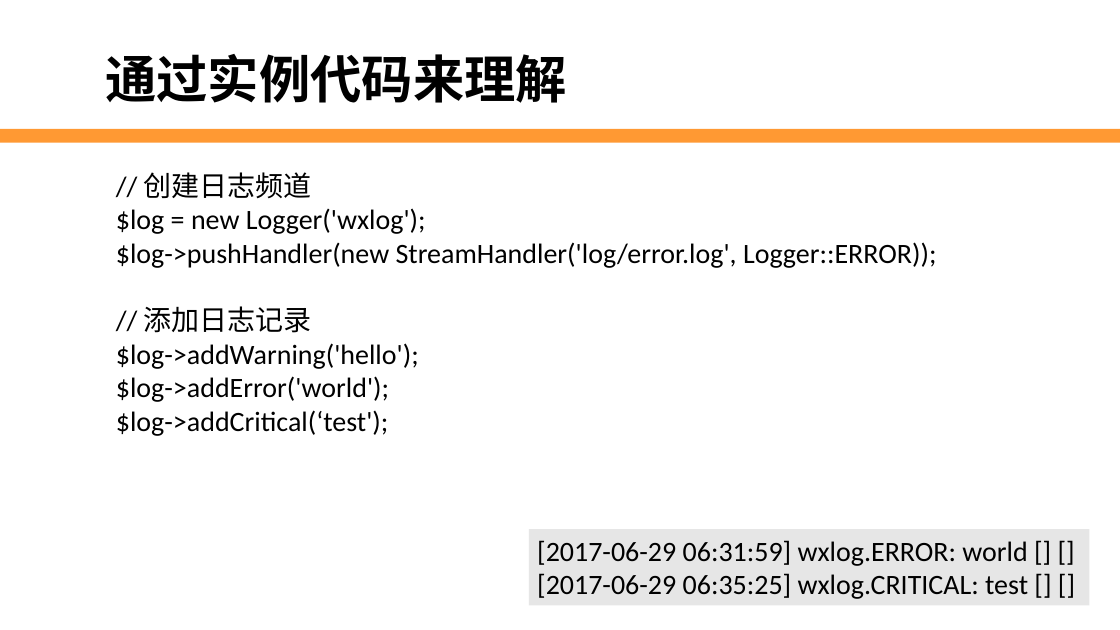
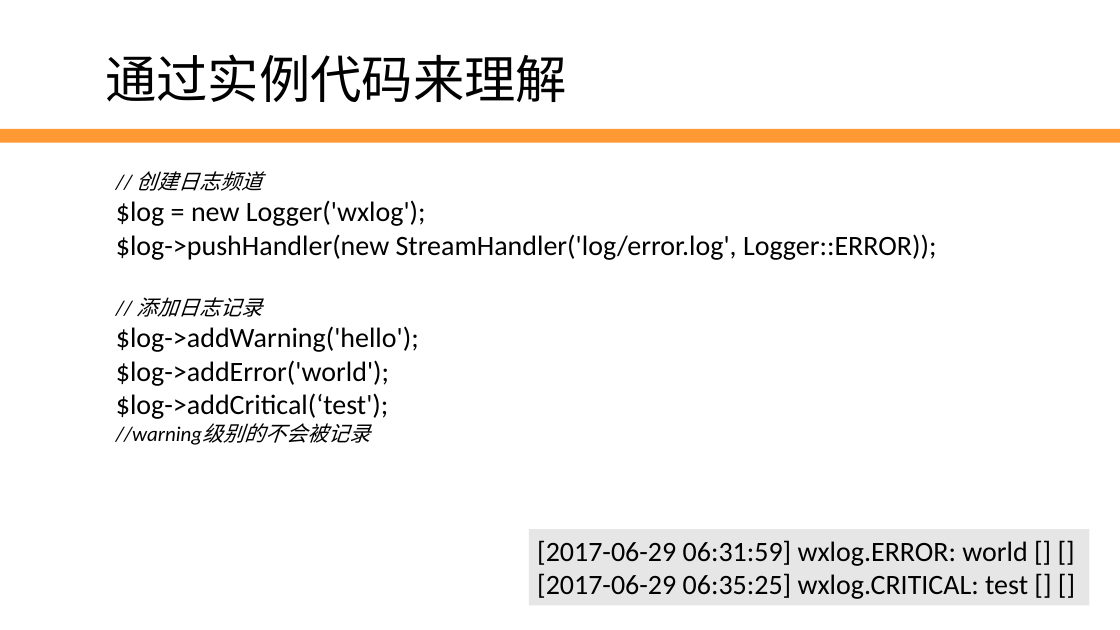
Before and after one commit to edu2act/2017-2018_1st_Wechat_Web_Programming, a slide deck: slide 36 of 第3讲 微信开发环境与调试工具.pptx (slide 37 before the commit). Drawn at 1120x630 pixels with LibreOffice and Linux fonts; fonts in the diff are those of the drawing; background and template pictures are left out. Boxes give left, top, right and bottom in pixels: in the first picture for what was removed or moved away, otherwise in the second. Text is boxed around its words. In the diff, an @@ line names an element or a change of style, - is before the commit and + after.

```diff
--- a/第3讲 微信开发环境与调试工具.pptx
+++ b/第3讲 微信开发环境与调试工具.pptx
@@ text "通过实例代码来理解" at <box>105,54,567,102</box>: bold off @@
@@ text at <box>116,171,936,419</box>: paragraph added @@
+//warning级别的不会被记录
@@ text at <box>137,171,263,317</box>: size 24 to 18 pt, italic on in "// 创建日志频道", "// 添加日志记录" @@
```
Also in this commit, not shown: 31 other slides changed, 1 slide removed, 7 other files.
